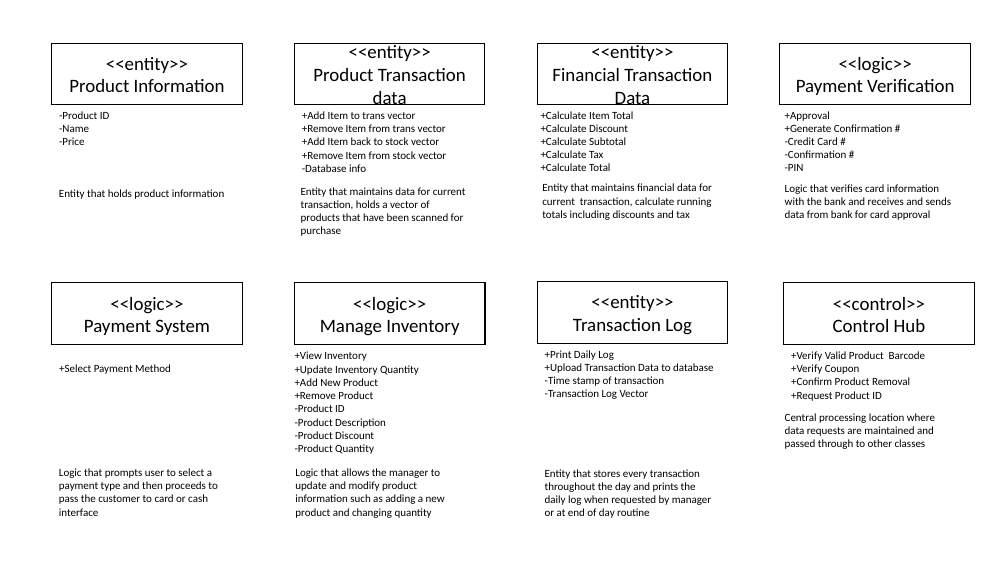
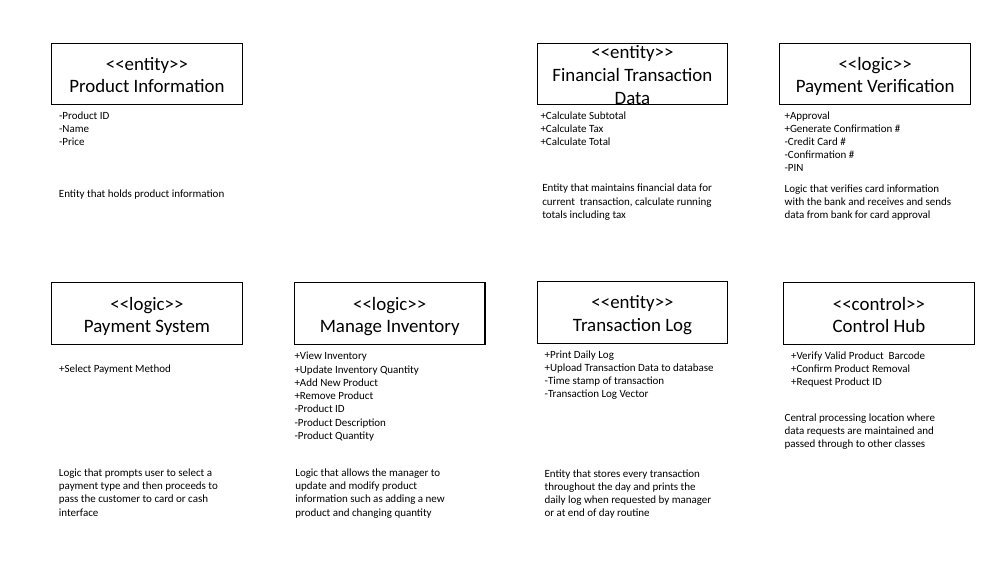
Before and after one commit to maw79/ExcServer, a slide deck: slide 13 of CSENG_PPT.pptx (slide 12 before the commit). Drawn at 1008x567 pixels with LibreOffice and Linux fonts; fonts in the diff are those of the drawing. Boxes give left, top, right and bottom in pixels: in the first picture for what was removed or moved away, otherwise in the second. Text is boxed around its words. In the diff, an @@ line names an element or a change of style, - is before the commit and + after.

```diff
--- a/CSENG_PPT.pptx
+++ b/CSENG_PPT.pptx
@@ rectangle removed at (295, 43, 485, 105) @@
-<<entity>>
-Product Transaction data
@@ text removed at (302, 111, 446, 172) @@
-+Add Item to trans vector
-+Remove Item from trans vector
-+Add Item back to stock vector
-+Remove Item from stock vector
--Database info
@@ text at (541, 111, 633, 132): paragraphs removed @@
-+Calculate Item Total
-+Calculate Discount
@@ text removed at (301, 187, 466, 236) @@
-Entity that maintains data for current transaction, holds a vector of products that have been scanned for purchase
@@ text at (542, 183, 712, 220): text changed @@
-Entity that maintains financial data for current transaction, calculate running totals including discounts and tax
+Entity that maintains financial data for current transaction, calculate running totals including tax
@@ text at (791, 364, 860, 374): paragraph removed @@
-+Verify Coupon
@@ text at (295, 431, 374, 439): paragraph removed @@
--Product Discount
```
Also in this commit, not shown: 1 slide added.
